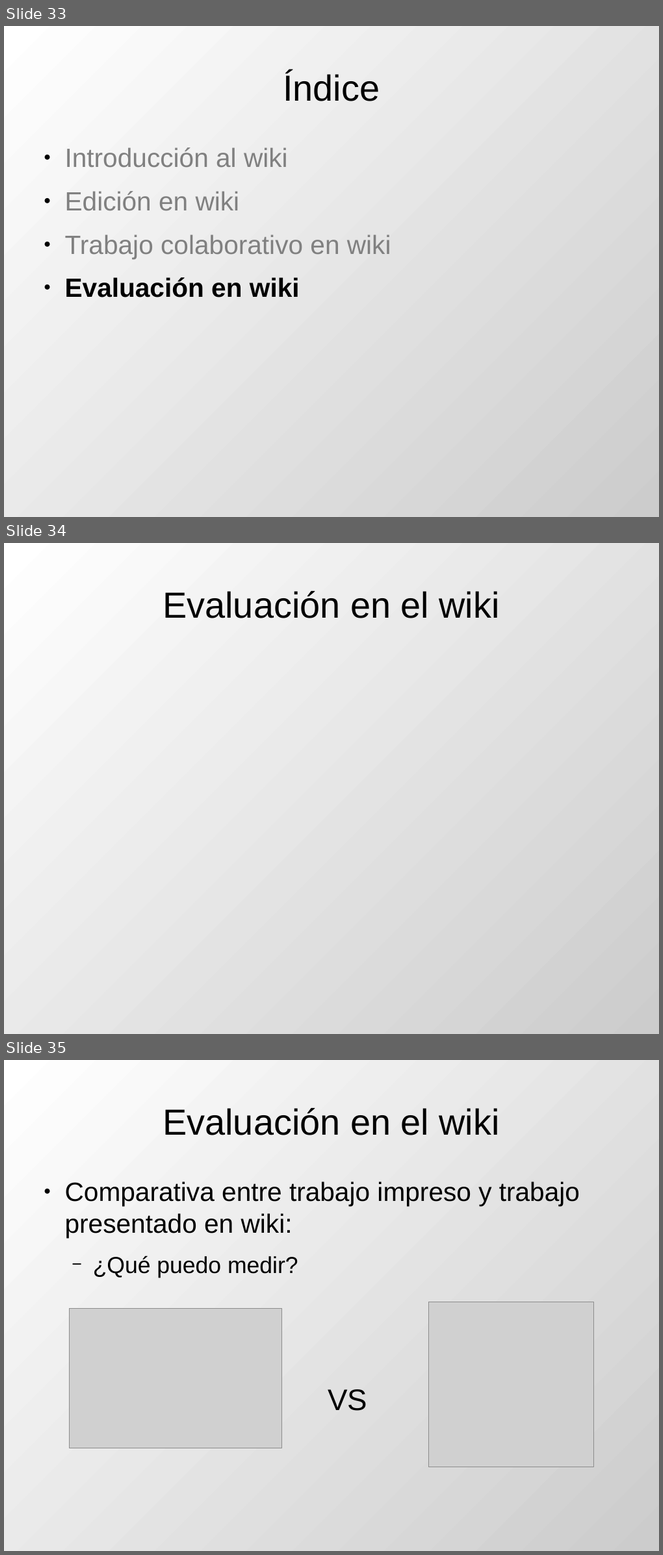
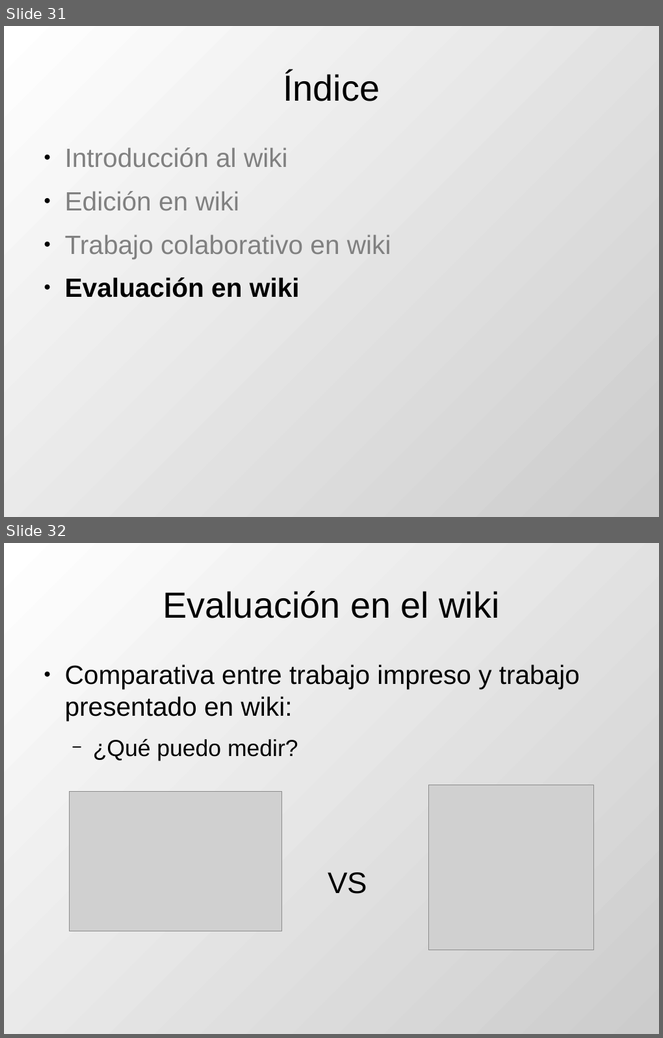
Before and after one commit to DrPantera/wikis4education, a slide deck: aulablog-2014/wikis-ods.odp. Shown one above the other, each under a label of ours: slides 33, 34 and 35 before the commit, slides 31 and 32 after it. The pictures are 663x1555 and 663x1038 pixels, drawn with LibreOffice and Linux fonts; fonts in the diff are those of the drawing; grey boxes stand for pictures. Boxes give left, top, right and bottom in pixels: in the first picture for what was removed or moved away, otherwise in the second. Text is boxed around its words. In the diff, an @@ line names an element or a change of style, - is before the commit and + after.

```diff
--- a/aulablog-2014/wikis-ods.odp
+++ b/aulablog-2014/wikis-ods.odp
@@ slide 34 removed at (4, 543, 659, 1034), background gradient #FFFFFF to #CCCCCC @@
@@ title removed at (163, 591, 500, 618) @@
-Evaluación en el wiki
@@ what was slide 33 is now slide 31 @@
@@ what was slide 35 is now slide 32 @@
```
Also in this commit, not shown: 2 other slides removed, 18 other files.
